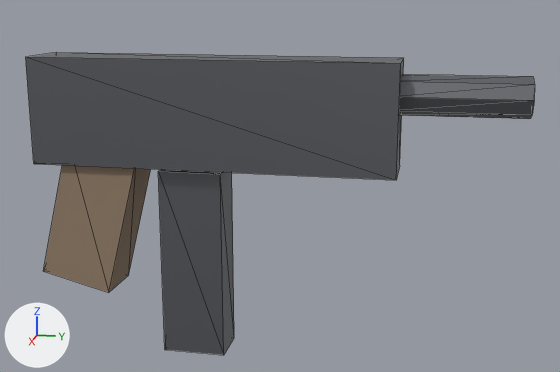
An edit to the glTF model godot/assets/weapons/gun_smg.glb, drawn before and after from the same camera.
The view is the same before and after, from a 50 mm lens placed at (0.69, 0.32, 0.165), pointed at (-0.003, 0.181, -0.008). Every picture has the same lights, and +X, +Y and +Z are marked at lower left. The picture after the commit comes second. Mesh edges are drawn as thin lines. Vertices at exactly the same position are counted once.

Objects in the first picture: 'Gun_smg'.
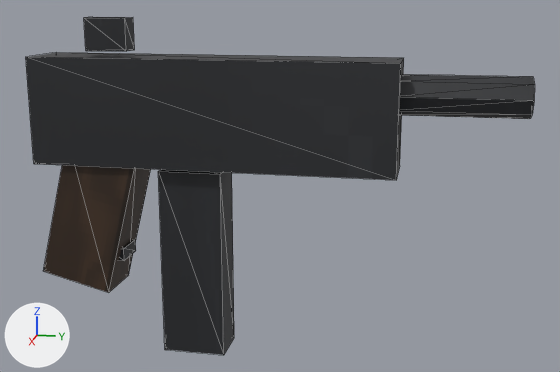
What differs and where, as boxes (x1, y1, x2, y2) in the pictures (560 x 372 px):
'Gun_smg', surface changed, reshaped (darker, 12% taller)
    before: (26, 52, 535, 355)
    after: (26, 17, 535, 355)
part 1 of me_gun_smg, added
    after: (84, 17, 135, 51)
part 2 of me_gun_smg, added
    after: (119, 239, 136, 260)

Patch to the scene script:
```diff
--- a/godot/assets/weapons/gun_smg.glb.py
+++ b/godot/assets/weapons/gun_smg.glb.py
@@ img_tex_wood @@
+img_tex_wood = load_image('tex_wood', '_unpacked/tex_wood', 64, 64, 'sRGB')
@@ img_tex_metal @@
+img_tex_metal = load_image('tex_metal', '_unpacked/tex_metal', 64, 64, 'sRGB')
@@ mat_metal @@
 mat_metal = bpy.data.materials.new('Metal')
-# nodes: BsdfPrincipled, OutputMaterial
-# colours: grey #727479
+# nodes: BsdfPrincipled, Mix, OutputMaterial, TexImage
+# colours: dark grey #2b2d31
+# uses the picture img_tex_metal
@@ mat_grip @@
 n0 = _N.new('ShaderNodeBsdfPrincipled'); n0.name = 'Principled BSDF'
-n0.inputs[0].default_value = (0.29, 0.208, 0.141, 1.0)  # 'Base Color', brown #937e69
-n0.inputs[2].default_value = 0.8  # 'Roughness'
 n1 = _N.new('ShaderNodeOutputMaterial'); n1.name = 'Material Output'
+n2 = _N.new('ShaderNodeMix'); n2.name = 'Mix'
+n2.data_type = 'RGBA'
+n2.blend_type = 'MULTIPLY'
+n2.inputs[0].default_value = 1.0  # 'Factor'
+n2.inputs[7].default_value = (0.0685, 0.0356, 0.0176, 1.0)  # 'B', brown #4a3524
+n3 = _N.new('ShaderNodeTexImage'); n3.name = 'Image Texture'
+n3.image = img_tex_wood
+n3.interpolation = 'Closest'
 _L.new(n0.outputs[0], n1.inputs[0])  # 'BSDF' to 'Surface'
+_L.new(n2.outputs[2], n0.inputs[0])  # 'Result' to 'Base Color'
+_L.new(n3.outputs[0], n2.inputs[6])  # 'Color' to 'A'
@@ me_gun_smg @@
 # used by ob_gun_smg; location = (0.0, 0.0, 0.0)
-me_gun_smg.from_pydata(...)  # 48 vertices, 76 faces; spans x -0.03..0.03, y -0.051..0.4, z -0.174..0.11
+me_gun_smg.from_pydata(...)  # 64 vertices, 100 faces; spans x -0.03..0.03, y -0.051..0.4, z -0.174..0.145
+# me_gun_smg part 1: a new loose piece, a box spanning x -0.01..0.01, y 0.0..0.04, z 0.115..0.145, in mat_metal
+# me_gun_smg part 2: a new loose piece, a box spanning x -0.015..0.015, y 0.01..0.03, z -0.086..-0.074, in mat_metal
 me_gun_smg.materials.append(mat_metal)
```
